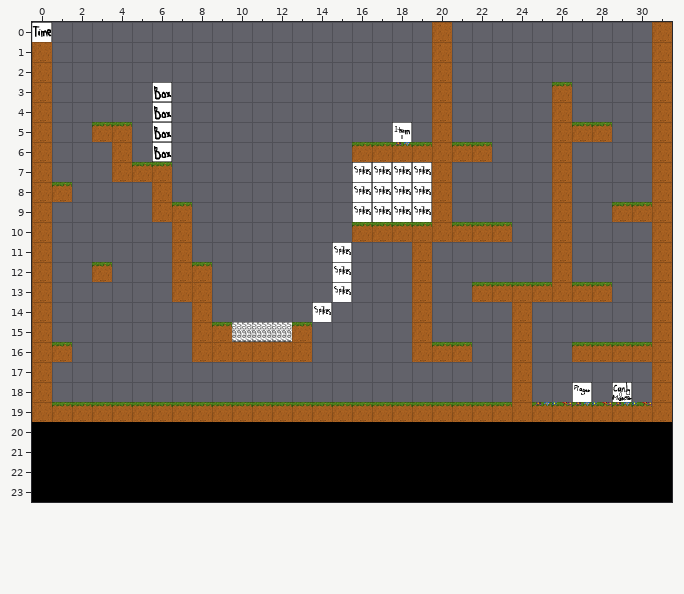
Tiled map: levels/level2.1.tmx. That is the earlier state.
Cells are 32x32 px. Shown: x 0..31, y 0..23.
New version:
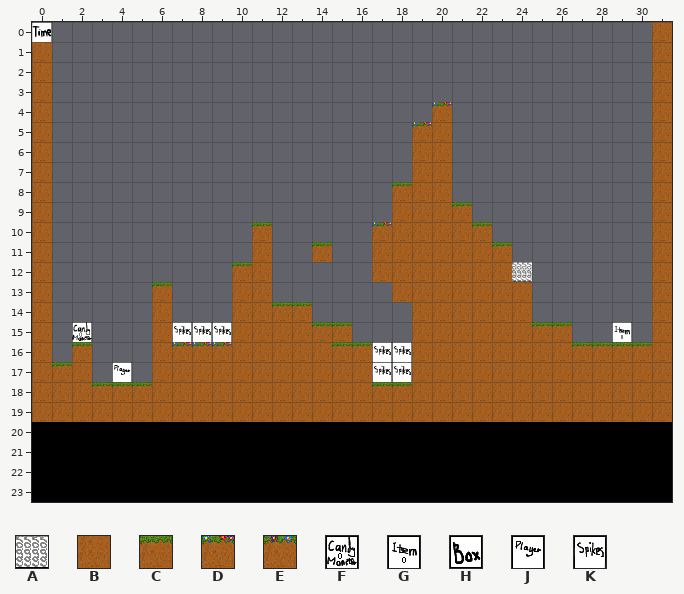
Key: from "nya rutor": A 4, B 14, C 15, D 19, E 23; from "position32x32": F 0, G 1, H 6, J 10, K 11.
_ is an empty cell.
The edit:
Layer "solids":
Tile A is added in row 12 at x 24.
Tile B replaces tile A in row 15 at x 10 to 12.
Tile B replaces tile C in row 6 at x 19; in row 10 at x 18 to 19 and 21; in row 13 at x 22 to 24; in row 15 at x 13; in row 16 at x 20 to 21; in row 19 at x 1 to 23.
Tile B replaces tile D in row 19 at x 26, 28 and 30.
Tile B replaces tile E in row 19 at x 25, 27 and 29.
Tile B is added in rows 7 to 8 at x 19; in row 9 at x 18 to 19; in row 11 at x 11, 17 to 18 and 20 to 22; in row 12 at x 11, 17 to 18 and 20 to 23; in row 13 at x 10 to 11, 18 and 20 to 21; in row 14 at x 6, 10 to 11 and 20 to 23.
Tile B is added in row 15 at x 6 and 20 to 23; in row 16 at x 6, 14, 22 to 23 and 25 to 26; in row 17 at x 2, 6 to 16, 19 to 23 and 25 to 30; in row 18 at x 1 to 2, 6 to 16, 19 to 23 and 25 to 30.
Tile C is added in row 8 at x 18; in row 9 at x 21; in row 10 at x 11; in row 11 at x 14 and 23; in row 12 at x 10; in row 13 at x 6.
Tile C is added in row 14 at x 12 to 13; in row 15 at x 14 to 15 and 25 to 26; in row 16 at x 2 and 15 to 16; in row 17 at x 1; in row 18 at x 3 to 5 and 17 to 18.
Tile D replaces tile B in row 4 at x 20; in row 16 at x 8 to 9.
Tile D replaces tile C in row 10 at x 17.
Tile D is added in row 5 at x 19; in row 16 at x 7.
The author cleared tile B in rows 0 to 3 at x 20; in rows 4 to 5 at x 26; in rows 6 to 7 at x 4 and 26; in rows 8 to 9 at x 6 and 26; in rows 10 to 12 at x 7 and 26; in row 13 at x 7 to 8 and 26.
The author cleared tile B in rows 14 to 15 at x 8.
The author cleared tile C in row 3 at x 26; in row 5 at x 3 to 4 and 27 to 28; in row 6 at x 16 to 17 and 21 to 22; in row 7 at x 5 to 6; in row 8 at x 1; in row 9 at x 7 and 29 to 30.
The author cleared tile C in row 10 at x 16 and 23; in row 12 at x 3 and 8; in row 13 at x 25 and 27 to 28; in row 15 at x 9; in row 16 at x 1.
The author cleared tile E in row 6 at x 18.
Layer "position":
Tile F is added in row 15 at x 2.
Tile G is added in row 15 at x 29.
Tile J is added in row 17 at x 4.
Tile K is added in row 15 at x 7 to 9; in rows 16 to 17 at x 17 to 18.
The author cleared tile F in row 18 at x 29.
The author cleared tile G in row 5 at x 18.
The author cleared tile H in rows 3 to 6 at x 6.
The author cleared tile J in row 18 at x 27.
The author cleared tile K in rows 7 to 9 at x 16 to 19; in rows 11 to 13 at x 15; in row 14 at x 14.
Pixel boxes of the changes (left, top, right, bottom) in both pictures:
changed: (52, 22, 652, 408)
